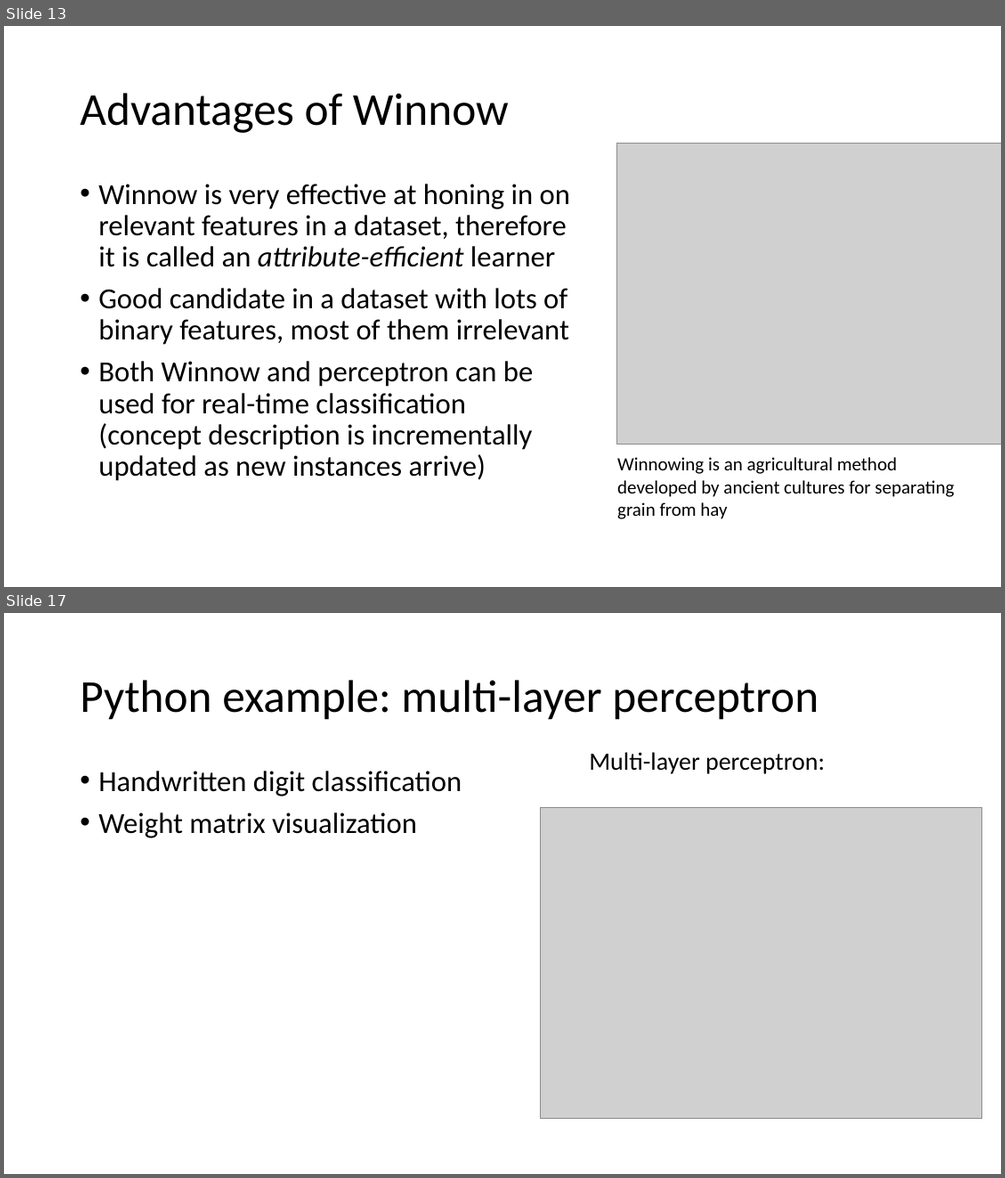
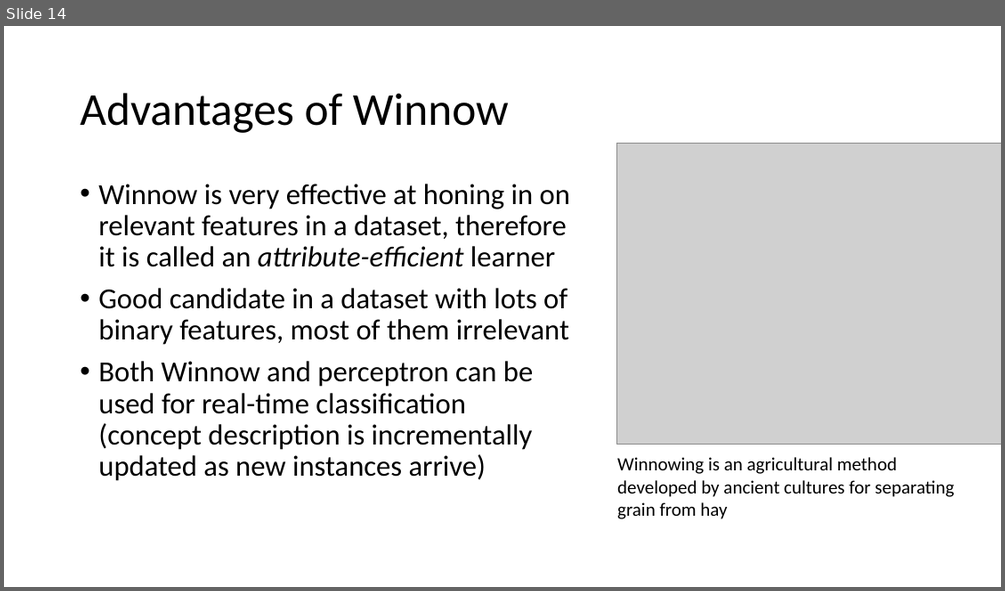
Before and after one commit to russellu/cs405, a slide deck: Lecture_09.pptx. Shown one above the other, each under a label of ours: slides 13 and 17 before the commit, slide 14 after it; the slides between them are not shown. The pictures are 1005x1178 and 1005x591 pixels, drawn with LibreOffice and Linux fonts; fonts in the diff are those of the drawing; grey boxes stand for pictures. Boxes give left, top, right and bottom in pixels: in the first picture for what was removed or moved away, otherwise in the second. Text is boxed around its words. In the diff, an @@ line names an element or a change of style, - is before the commit and + after.

```diff
--- a/Lecture_09.pptx
+++ b/Lecture_09.pptx
@@ slide 17 removed at box(4, 613, 1001, 1174), background #FFFFFF @@
@@ title removed at box(80, 680, 818, 720) @@
-Python example: multi-layer perceptron
@@ text removed at box(98, 771, 462, 838) @@
-• Handwritten digit classification
-• Weight matrix visualization
@@ text removed at box(589, 752, 825, 774) @@
-Multi-layer perceptron:
@@ picture removed at box(540, 807, 982, 1119) @@
@@ what was slide 13 is now slide 14 @@
```
Also in this commit, not shown: 7 slides changed, 2 slides added, 1 other slide removed, 1 other file.
